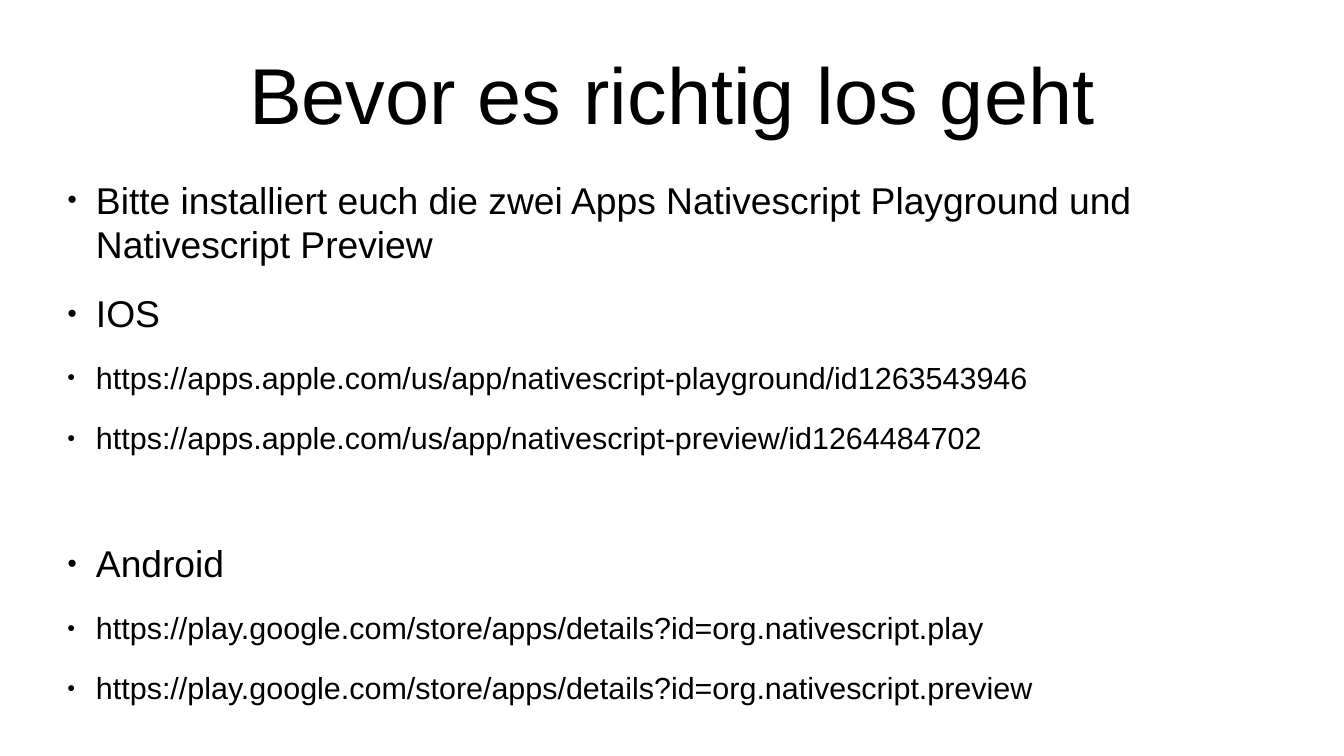
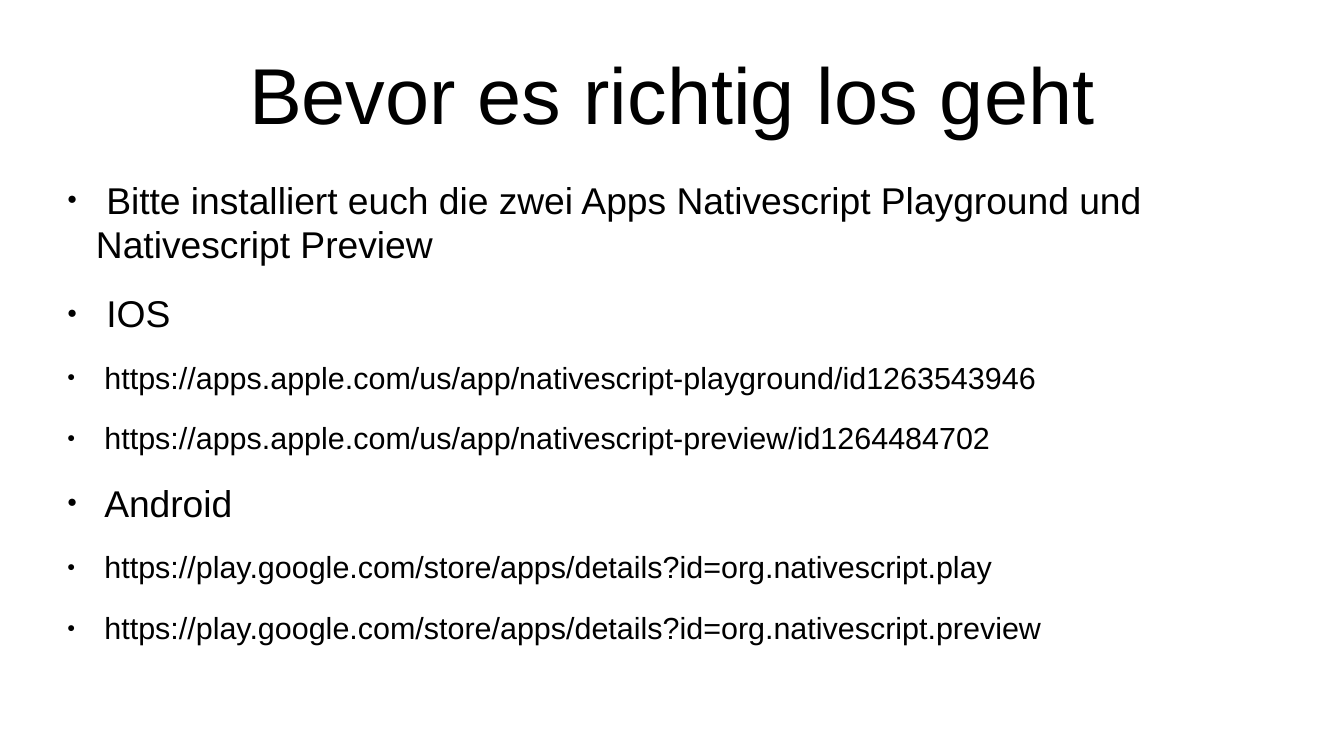
Before and after one commit to pigutsche/dosi_calc, a slide deck: slide 1 of Präsentation/präs.odp. Drawn at 1344x756 pixels with LibreOffice and Linux fonts; fonts in the diff are those of the drawing. Boxes give left, top, right and bottom in pixels: in the first picture for what was removed or moved away, otherwise in the second. Text is boxed around its words. In the diff, an @@ line names an element or a change of style, - is before the commit and + after.

```diff
--- a/Präsentation/präs.odp
+++ b/Präsentation/präs.odp
@@ subtitle "Bitte installiert euch die zwei ..." rewrapped from (96, 187, 1131, 705) to (96, 187, 1141, 645) @@
```
Also in this commit, not shown: 3 other slides changed, 14 other files.
